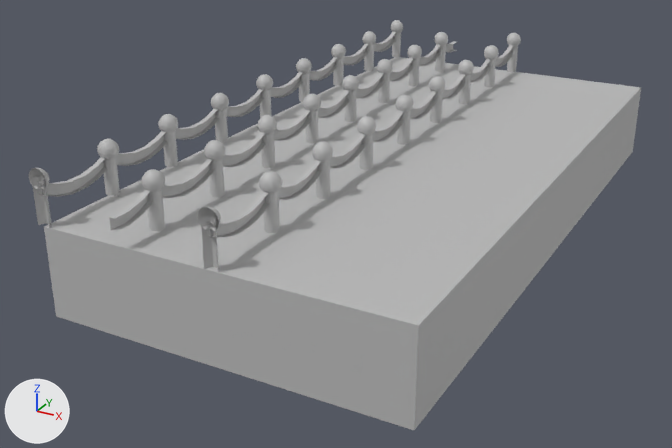
Before and after pictures for a commit that changed the FBX model iFactory/exported/background.fbx.
The view is the same before and after, from a 50 mm lens placed at (13.04, -19.87, 7.37), pointed at (2.85, -1.33, -1.9). Lighting does not change. The marker at lower left points along +X, +Y and +Z. Where no turn or scale is listed for an object, it has been applied to the vertices.

In view in the first picture: 'background'.
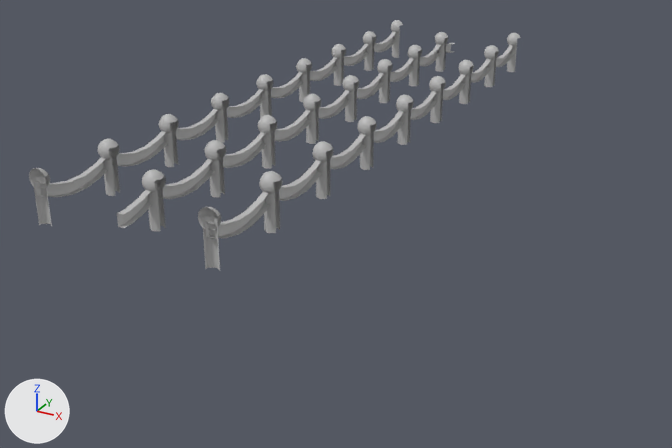
Where the newer file only moved an object's origin or applied its transform, the numbers keep the older frame.

Location of each change, [x1, y1, x2, y2] in pixels of the pictures (672 x 448 px):
'background', reshaped (20% narrower, 39% shorter)
    before: [29, 20, 641, 430]
    after: [29, 20, 521, 270]
part 1 of me_mesh, deleted
    before: [44, 57, 641, 430]
part 2 of me_mesh, cut back
    before: [40, 25, 456, 232]
    after: [36, 28, 455, 228]
part 3 of me_mesh, cut back
    before: [209, 38, 521, 271]
    after: [205, 45, 517, 270]

The edits, one by one:
me_mesh is used by ob_background; location (3.89, 0.0, -0.39).
me_mesh had 2286 vertices, 1856 faces and spanned x -4.1..4.1, y -8.2..8.2, z -1.6..1.6.
me_mesh now has 2086 vertices, 1637 faces and spans x -4.1..0.3, y -8.0..8.0, z 0.4..1.6.
me_mesh part 1: the loose piece of 8 vertices spanning x -3.9..4.1, y -8.0..8.0, z -1.6..0.4 is deleted.
me_mesh part 2: 48 vertices moved from x -3.9..-1.8, y -8.2..8.2, z 0.4..1.4 to x -3.9..-1.8, y -8.0..8.0, z 0.4..1.4; 128 vertices removed from x -4.0..-1.7, y -8.0..8.0, z 1.0..1.4.
me_mesh part 3: 24 vertices moved from x 0.1..0.3, y -8.0..8.0, z 0.4..1.4 to x 0.1..0.3, y -7.9..7.9, z 0.4..1.4; 64 vertices removed from x 0.0..0.3, y -8.0..8.0, z 1.0..1.4.
